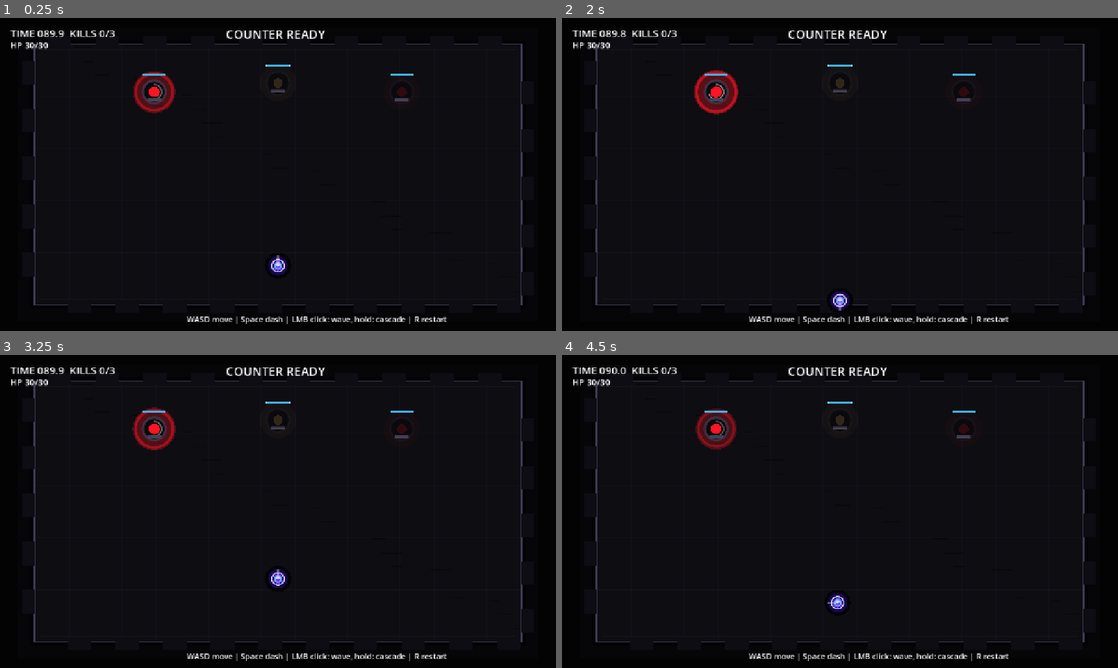
Above: before the commit, frames 1-4 (two rows, left to right).
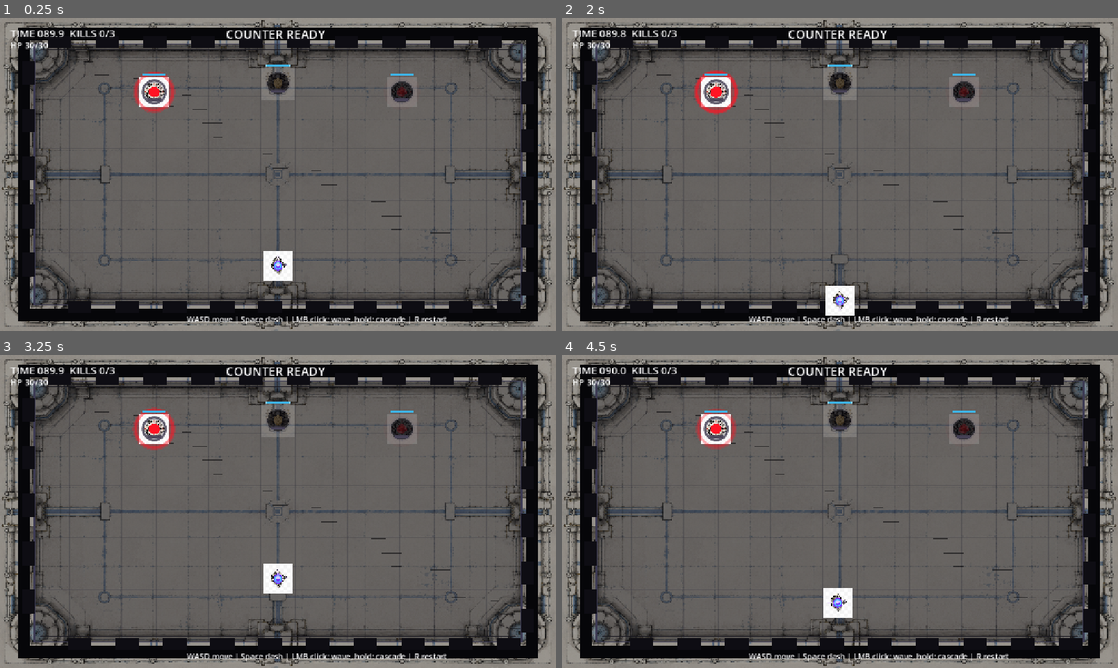
Above: after the commit, the same moments.

Repository: KirillRnd/ellipsis
Game: Godot game, scene res://main.tscn
Same seed, same stepped clock (60 frames per second), same inputs: the game is played once before the commit and once after it.
Inputs (mouse positions are in pixels of both pictures, inside the frame that each line leads up to):
- Up to frame 1 (0.25 s): no input
- Up to frame 2 (2 s): move the mouse to (962, 158) at 0.52 s; hold D 0.53-1.28 s; hold R 0.53-1.28 s; click (962, 158) at 0.67 s; tap Space at 0.77, 1.52 s; tap Enter at 1.25 s; move the mouse to (728, 190) at 1.27 s; hold S from 1.28 s (still down); tap R at 1.35 s
- Up to frame 3 (3.25 s): move the mouse to (333, 442) at 2.02 s; release S at 2.03 s; hold D 2.03-2.78 s; hold R 2.03-2.78 s; tap Space at 2.75, 3.02 s; move the mouse to (250, 574) at 2.77 s; hold W from 2.78 s (still down); tap R at 2.85 s; click (250, 574) at 2.92 s
- Up to frame 4 (4.5 s): move the mouse to (1006, 558) at 3.52 s; release W at 3.53 s; hold R 3.53-4.28 s; hold A from 3.53 s (still down); tap Space at 3.77 s; tap Enter at 4.25 s; move the mouse to (673, 464) at 4.27 s; tap R at 4.35 s

The runs differ from the first frame. In frame 1, 84% of the frame differs, in the area x 0-100%, y 0-100%; in frame 2, 84%; in frame 3, 84%; in frame 4, 84%.

Commit message:
assets: wire mvp combat sprites and arena background

Diff:
--- a/godot/scripts/Arena.gd
+++ b/godot/scripts/Arena.gd
@@ -2,10 +2,13 @@
 extends Node2D
 
 const ARENA_RECT := Rect2(Vector2(80, 60), Vector2(1120, 600))
+const VIEW_RECT := Rect2(Vector2.ZERO, Vector2(1280, 720))
+const BLUE_GUIDES_BG := preload("res://assets/arena/arena_blue_guides_bg.png")
 
 func _draw() -> void:
-	draw_rect(Rect2(Vector2.ZERO, Vector2(1280, 720)), Color(0.012, 0.011, 0.018))
-	draw_rect(ARENA_RECT, Color(0.055, 0.052, 0.070))
+	draw_texture_rect(BLUE_GUIDES_BG, VIEW_RECT, false, Color(1.0, 1.0, 1.0, 0.82))
+	draw_rect(VIEW_RECT, Color(0.008, 0.008, 0.014, 0.26))
+	draw_rect(ARENA_RECT, Color(0.055, 0.052, 0.070, 0.34))
 	_draw_floor_grid()
 	_draw_border()
 
--- a/godot/scripts/PlayerController.gd
+++ b/godot/scripts/PlayerController.gd
@@ -13,6 +13,7 @@
 const INVULNERABLE_TIME := 1.05
 const FIRE_COOLDOWN := 0.11
 const HELD_FIRE_INTERVAL := 0.22
+const PLAYER_TEXTURE := preload("res://assets/actors/player_bescolor_topdown.png")
 
 var hit_points := 30
 var counter_wave_enabled := false
@@ -117,10 +118,11 @@
 	var body_color := Color(0.45, 0.22, 1.0, 0.45 if blink else 1.0)
 	var core_color := Color(0.85, 0.78, 1.0, 0.75 if blink else 1.0)
 	var hitbox_color := Color(0.30, 0.85, 1.0, 0.95)
+	var sprite_alpha := 0.45 if blink else 1.0
 
 	draw_circle(Vector2.ZERO, 30.0, Color(0.0, 0.0, 0.0, 0.72))
 	draw_circle(Vector2.ZERO, 22.0, Color(0.25, 0.08, 1.0, 0.30))
-	draw_arc(Vector2.ZERO, 14.0, 0.0, TAU, 48, Color(0.95, 0.88, 1.0, 0.90), 3.0, true)
+	draw_texture_rect(PLAYER_TEXTURE, Rect2(Vector2(-34, -34), Vector2(68, 68)), false, Color(1.0, 1.0, 1.0, sprite_alpha))
 	draw_circle(Vector2.ZERO, 11.0, body_color)
 	draw_circle(Vector2(0, -3), 5.0, core_color)
 	draw_arc(Vector2.ZERO, 7.0, 0.0, TAU, 48, hitbox_color, 2.0, true)
--- a/godot/scripts/WaveEmitter.gd
+++ b/godot/scripts/WaveEmitter.gd
@@ -10,6 +10,8 @@
 @export var max_hit_points := 8
 
 const TELEGRAPH_TIME := 0.55
+const RED_EMITTER_TEXTURE := preload("res://assets/actors/emitter_red_base.png")
+const GOLD_BOSS_TEXTURE := preload("res://assets/actors/boss_golden_knight_topdown.png")
 
 var wave_manager
 var combat_time := 0.0
@@ -94,6 +96,7 @@
 
 	draw_circle(Vector2.ZERO, 42.0 + charge * 13.0, glow)
 	draw_circle(Vector2.ZERO, 25.0, body)
+	_draw_sprite_body(alpha)
 	draw_arc(Vector2.ZERO, 26.0, 0.0, TAU, 72, rim, 5.0, true)
 	draw_circle(Vector2.ZERO, 11.0 + charge * 3.0, core)
 	if active:
@@ -105,6 +108,12 @@
 	_draw_hp_bar()
 
 
+func _draw_sprite_body(alpha: float) -> void:
+	var texture = GOLD_BOSS_TEXTURE if wave_kind == "gold" else RED_EMITTER_TEXTURE
+	var size := Vector2(76, 76) if wave_kind == "gold" else Vector2(68, 68)
+	draw_texture_rect(texture, Rect2(-size * 0.5, size), false, Color(1.0, 1.0, 1.0, alpha))
+
+
 func _draw_hp_bar() -> void:
 	var width := 54.0
 	var ratio := 0.0 if max_hit_points <= 0 else float(hit_points) / float(max_hit_points)
Binary file added: godot/assets/actors/beacon_blue_base.png
Not shown, added: godot/assets/actors/beacon_blue_base.png.import
Binary file added: godot/assets/actors/boss_golden_knight_topdown.png
Not shown, added: godot/assets/actors/boss_golden_knight_topdown.png.import
Binary file added: godot/assets/actors/emitter_red_base.png
Not shown, added: godot/assets/actors/emitter_red_base.png.import
Binary file added: godot/assets/actors/player_bescolor_topdown.png
Not shown, added: godot/assets/actors/player_bescolor_topdown.png.import
Binary file added: godot/assets/actors/resonator_crystal_base.png
Not shown, added: godot/assets/actors/resonator_crystal_base.png.import
Binary file added: godot/assets/arena/arena_blue_guides_bg.png
Not shown, added: godot/assets/arena/arena_blue_guides_bg.png.import
(and 5 more such lines)
